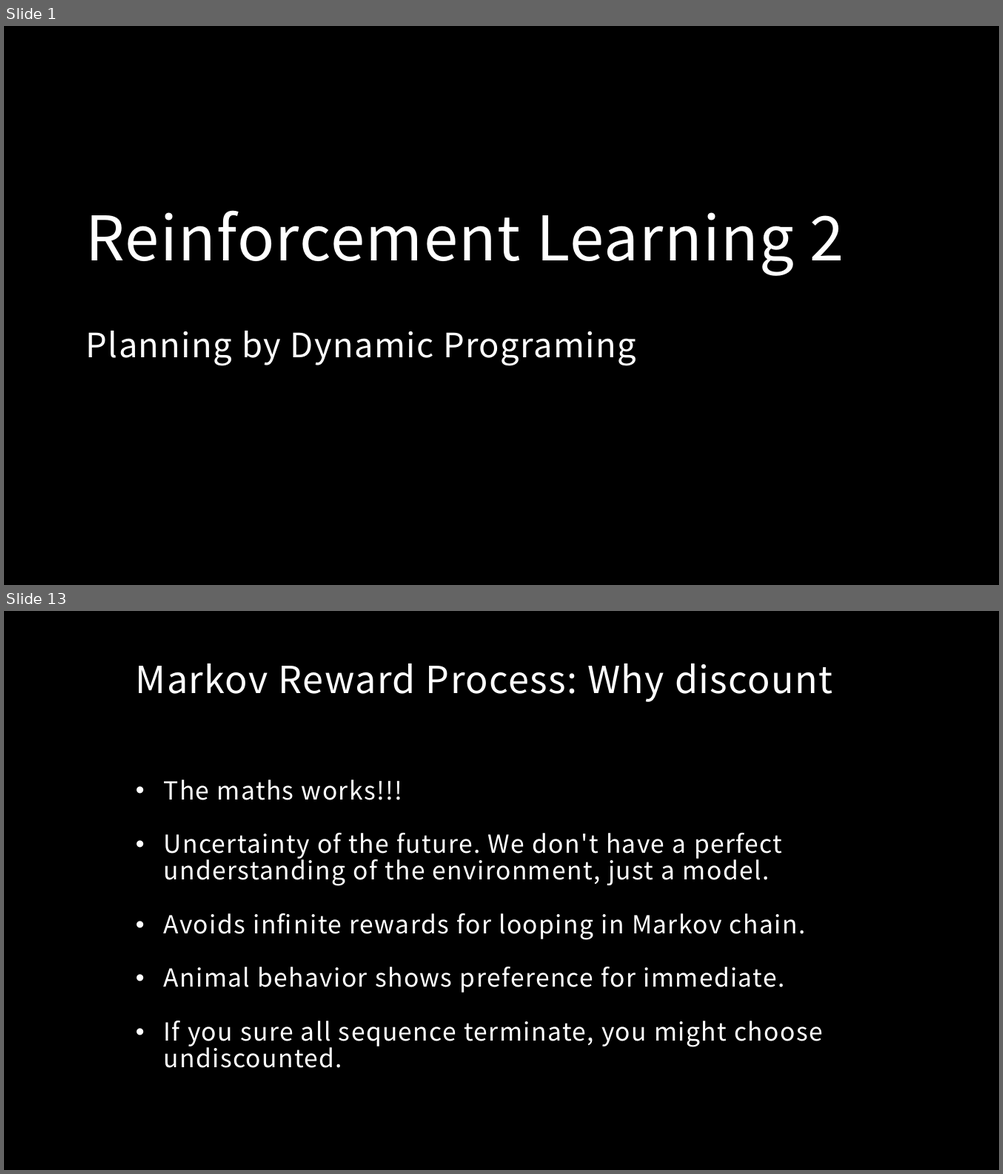
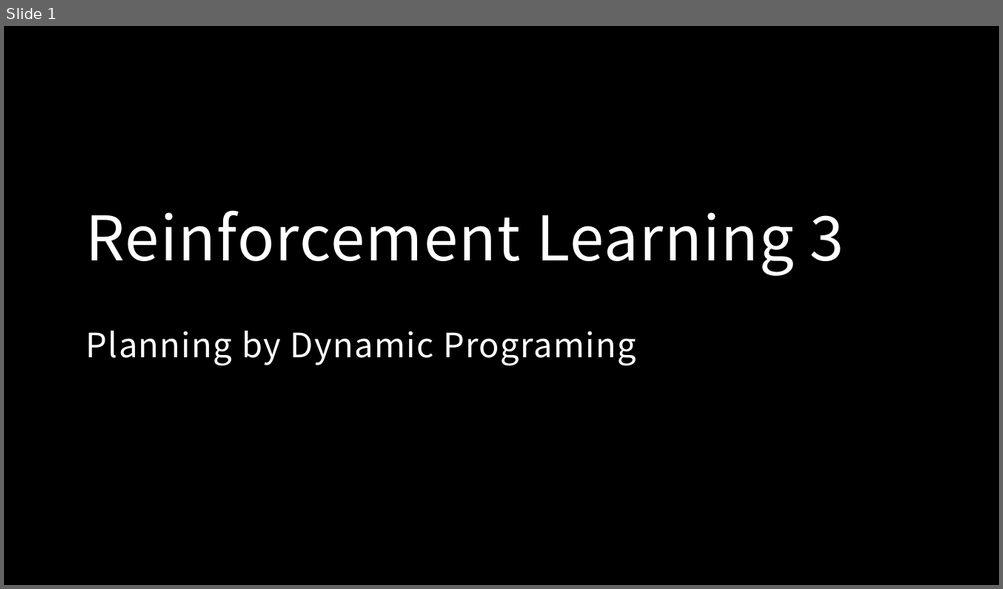
Before and after one commit to MacgyverLin/VintageComputer, a slide deck: Speech/Reinforcement Learning 3.pptx. Shown one above the other, each under a label of ours: slides 1 and 13 before the commit, slide 1 after it; the slides between them are not shown. The pictures are 1003x1174 and 1003x589 pixels, drawn with LibreOffice and Linux fonts; fonts in the diff are those of the drawing; background and template pictures are left out. Boxes give left, top, right and bottom in pixels: in the first picture for what was removed or moved away, otherwise in the second. Text is boxed around its words. In the diff, an @@ line names an element or a change of style, - is before the commit and + after.

```diff
--- a/Speech/Reinforcement Learning 3.pptx
+++ b/Speech/Reinforcement Learning 3.pptx
@@ slide 13 removed at [4,611,999,1170], background picture (left out) @@
@@ title removed at [136,664,832,702] @@
-Markov Reward Process: Why discount
@@ text removed at [164,780,822,1068] @@
-• The maths works!!!
-• Uncertainty of the future. We don't have a perfect understanding of the environment, just a model.
-• Avoids infinite rewards for looping in Markov chain.
-• Animal behavior shows preference for immediate.
-• If you sure all sequence terminate, you might choose undiscounted.
@@ slide 1 changed as well @@
@@ title at [86,210,844,366]: text changed @@
-Reinforcement Learning 2
-Planning by Dynamic Programing
+Reinforcement Learning 3
+Planning by Dynamic Programing
```
Also in this commit, not shown: 1 slide added, 42 other slides removed.
